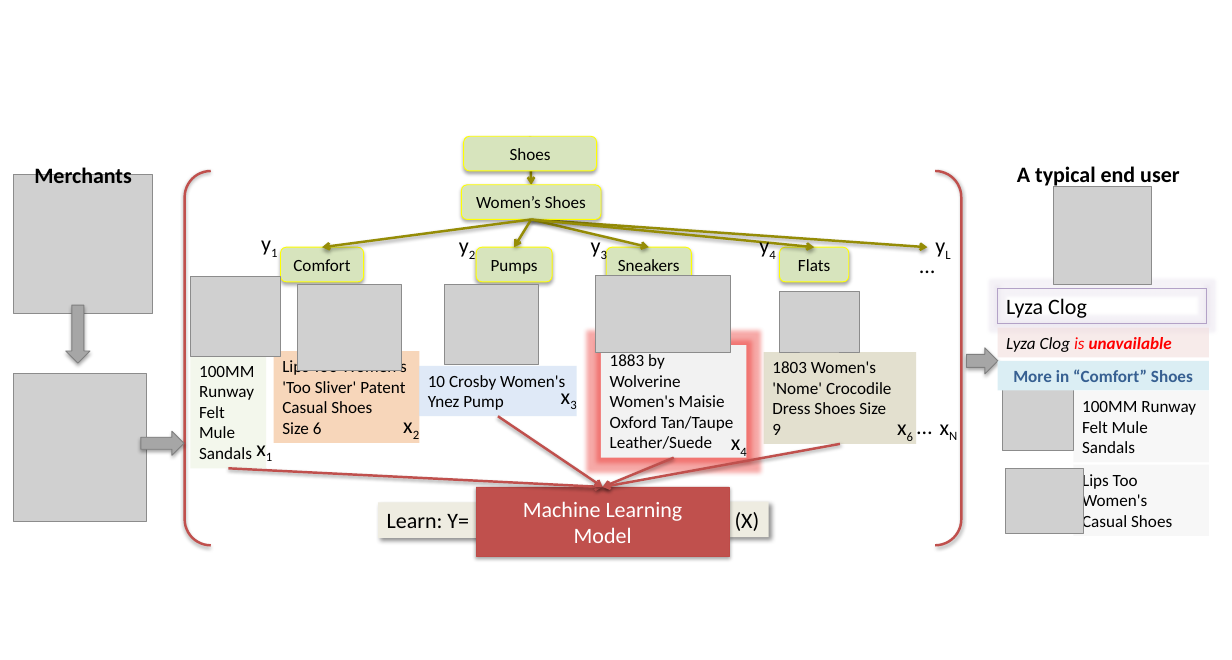
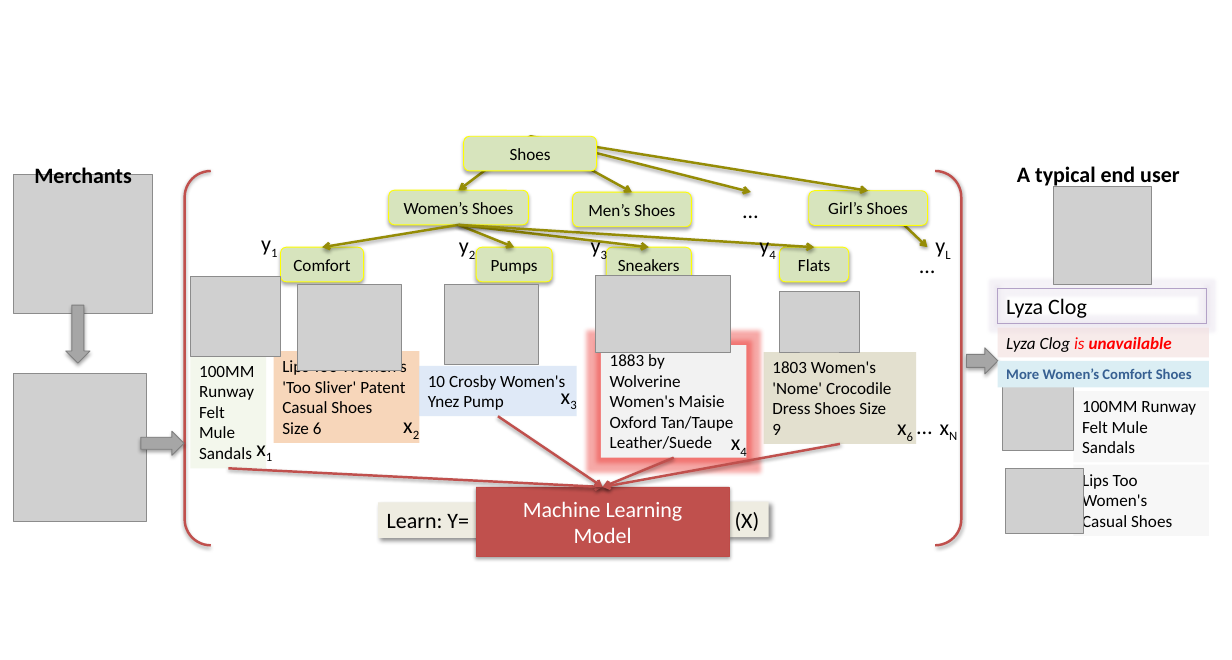
Before and after one commit to aclevine/coling, a slide deck: slide 1 of coling2016/images/illustrations-all.pptx. Drawn at 1232x660 pixels with LibreOffice and Linux fonts; fonts in the diff are those of the drawing; grey boxes stand for pictures. Boxes give left, top, right and bottom in pixels: in the first picture for what was removed or moved away, otherwise in the second. Text is boxed around its words. In the diff, an @@ line names an element or a change of style, - is before the commit and + after.

```diff
--- a/coling2016/images/illustrations-all.pptx
+++ b/coling2016/images/illustrations-all.pptx
@@ arrow moved from (530, 136) - (532, 185) to (530, 136) - (458, 190) @@
@@ arrow added from (530, 136) to (632, 192), #958C06 2 pt @@
@@ arrow added from (530, 136) to (751, 192), #958C06 2 pt @@
@@ arrow added from (530, 136) to (868, 191), #958C06 2 pt @@
@@ rounded rectangle "Women’s Shoes": place and size @@
-rounded rectangle "Women’s Shoes" at bbox=[461, 185, 601, 219]
+rounded rectangle "Women’s Shoes" at bbox=[389, 190, 529, 224]
@@ rounded rectangle added at bbox=[573, 192, 692, 226], fill #D7E4BD, outline #FFFF00 0.75 pt, 14 pt, text #000000 @@
+Men’s Shoes
@@ text added at bbox=[734, 192, 767, 227], 18 pt, text #000000 @@
+…
@@ rounded rectangle added at bbox=[809, 191, 928, 225], fill #D7E4BD, outline #FFFF00 0.75 pt, 14 pt, text #000000 @@
+Girl’s Shoes
@@ arrow moved from (532, 219) - (928, 247) to (868, 191) - (928, 247) @@
@@ arrow moved from (532, 219) - (322, 247) to (458, 225) - (322, 247) @@
@@ arrow moved from (532, 219) - (814, 247) to (458, 225) - (814, 247) @@
@@ arrow moved from (532, 219) - (649, 247) to (458, 225) - (649, 247) @@
@@ arrow moved from (532, 219) - (514, 247) to (458, 225) - (514, 247) @@
@@ rectangle "More Women’s Comfort Shoes": place and size @@
-rectangle "More Women’s Comfort Shoes" at bbox=[998, 361, 1209, 391]
+rectangle "More Women’s Comfort Shoes" at bbox=[998, 361, 1209, 387]
@@ text in rectangle at bbox=[1006, 368, 1192, 379]: text changed; size 14 to 12 pt @@
-More in “Comfort” Shoes
+More Women’s Comfort Shoes
```
Also in this commit, not shown: 3 other files.
